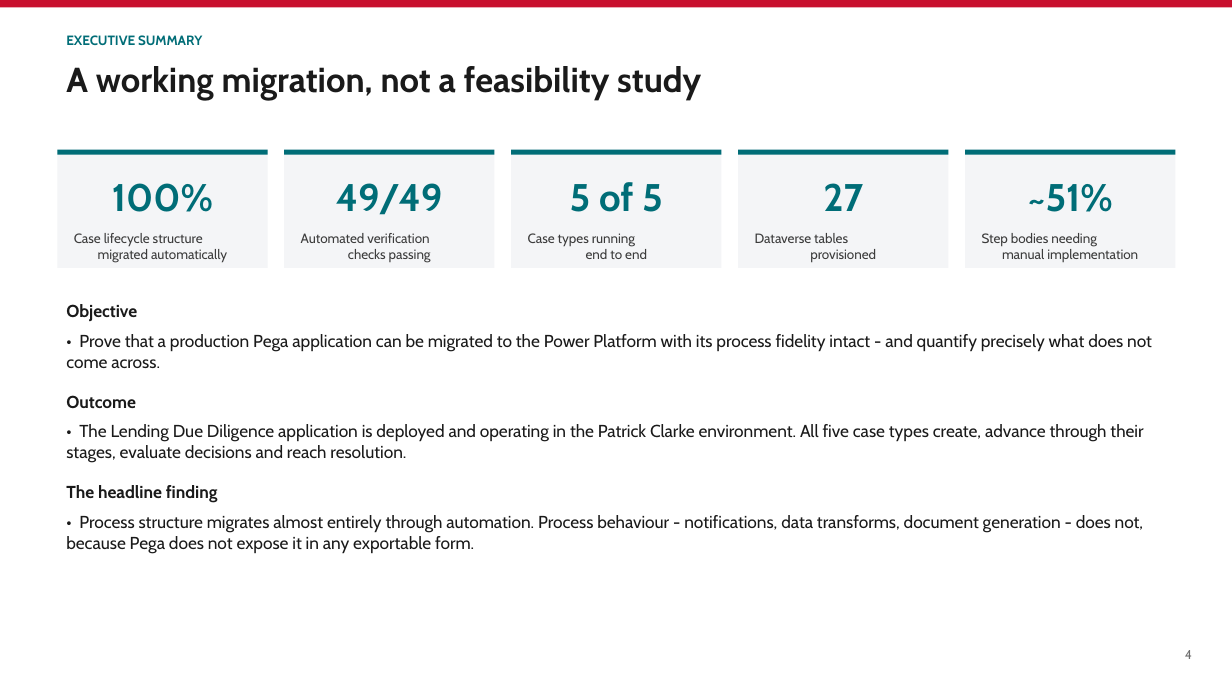
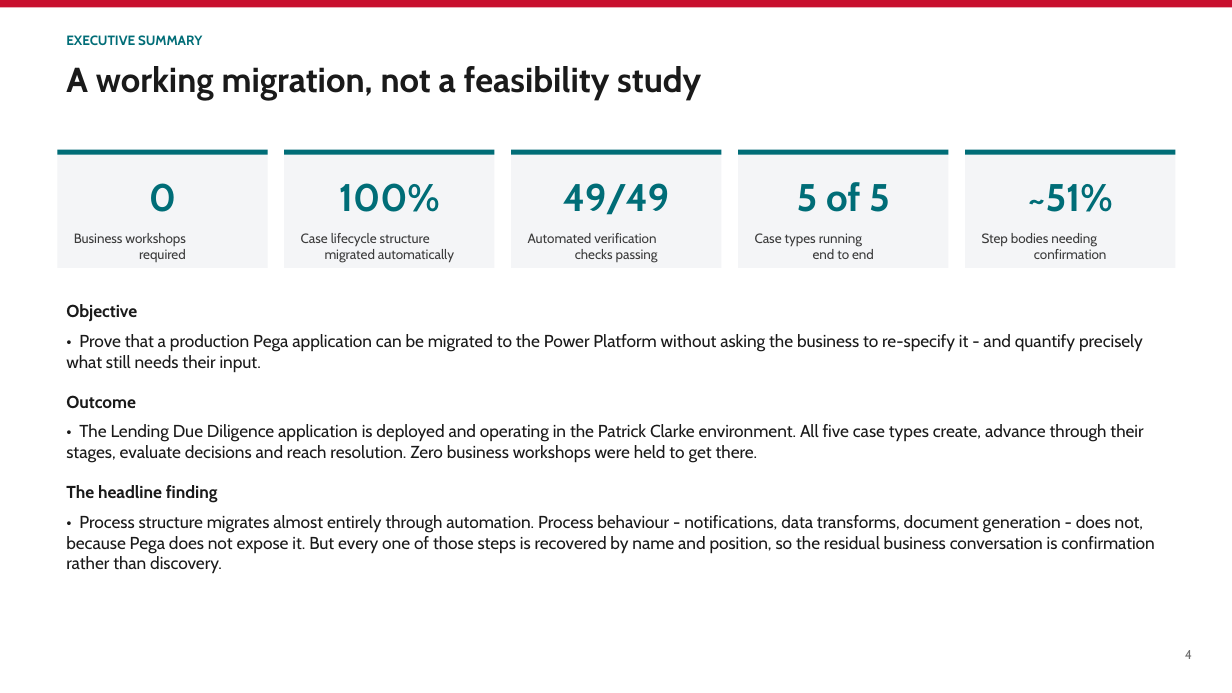
Before and after one commit to parclarke/LDD, a slide deck: slide 4 of lending-due-diligence-app/docs/Pega-to-PowerPlatform-Migration-PoC.pptx. Drawn at 1232x693 pixels with LibreOffice and Linux fonts; fonts in the diff are those of the drawing. Boxes give left, top, right and bottom in pixels: in the first picture for what was removed or moved away, otherwise in the second. Text is boxed around its words. In the diff, an @@ line names an element or a change of style, - is before the commit and + after.

```diff
--- a/lending-due-diligence-app/docs/Pega-to-PowerPlatform-Migration-PoC.pptx
+++ b/lending-due-diligence-app/docs/Pega-to-PowerPlatform-Migration-PoC.pptx
@@ text at (x1=149, y1=183, x2=176, y2=212): text changed @@
-100%
+0
@@ text at (x1=339, y1=183, x2=440, y2=212): text changed @@
-49/49
+100%
@@ text at (x1=563, y1=183, x2=670, y2=215): text changed @@
-5 of 5
+49/49
@@ text at (x1=797, y1=182, x2=890, y2=212): text changed @@
-27
+5 of 5
@@ text at (x1=74, y1=233, x2=186, y2=262): text changed @@
-Case lifecycle structure
-migrated automatically
+Business workshops
+required
@@ text at (x1=301, y1=233, x2=454, y2=263): text changed @@
-Automated verification
-checks passing
+Case lifecycle structure
+migrated automatically
@@ text at (x1=528, y1=233, x2=658, y2=263): text changed @@
-Case types running
-end to end
+Automated verification
+checks passing
@@ text at (x1=755, y1=233, x2=874, y2=259): text changed @@
-Dataverse tables
-provisioned
+Case types running
+end to end
@@ text at (x1=982, y1=233, x2=1107, y2=259): text changed @@
-Step bodies needing
-manual implementation
+Step bodies needing
+confirmation
@@ text at (x1=66, y1=334, x2=1143, y2=372): text changed @@
-• Prove that a production Pega application can be migrated to the Power Platform with its process fidelity intact - and quantify precisely what does not come across.
+• Prove that a production Pega application can be migrated to the Power Platform without asking the business to re-specify it - and quantify precisely what still needs their input.
@@ text at (x1=66, y1=424, x2=1143, y2=463): text changed @@
-• The Lending Due Diligence application is deployed and operating in the Patrick Clarke environment. All five case types create, advance through their stages, evaluate decisions and reach resolution.
+• The Lending Due Diligence application is deployed and operating in the Patrick Clarke environment. All five case types create, advance through their stages, evaluate decisions and reach resolution. Zero business workshops were held to get there.
@@ text at (x1=66, y1=515, x2=1154, y2=574): text changed @@
-• Process structure migrates almost entirely through automation. Process behaviour - notifications, data transforms, document generation - does not, because Pega does not expose it in any exportable form.
+• Process structure migrates almost entirely through automation. Process behaviour - notifications, data transforms, document generation - does not, because Pega does not expose it. But every one of those steps is recovered by name and position, so the residual business conversation is confirmation rather than discovery.
```
Also in this commit, not shown: 46 other slides changed, 4 slides added, 3 other files.
